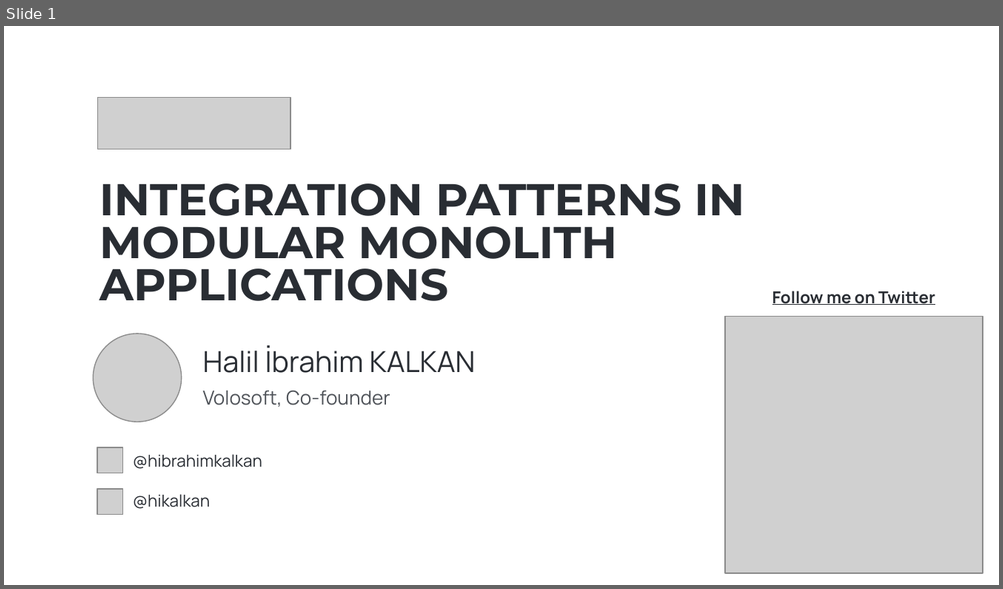
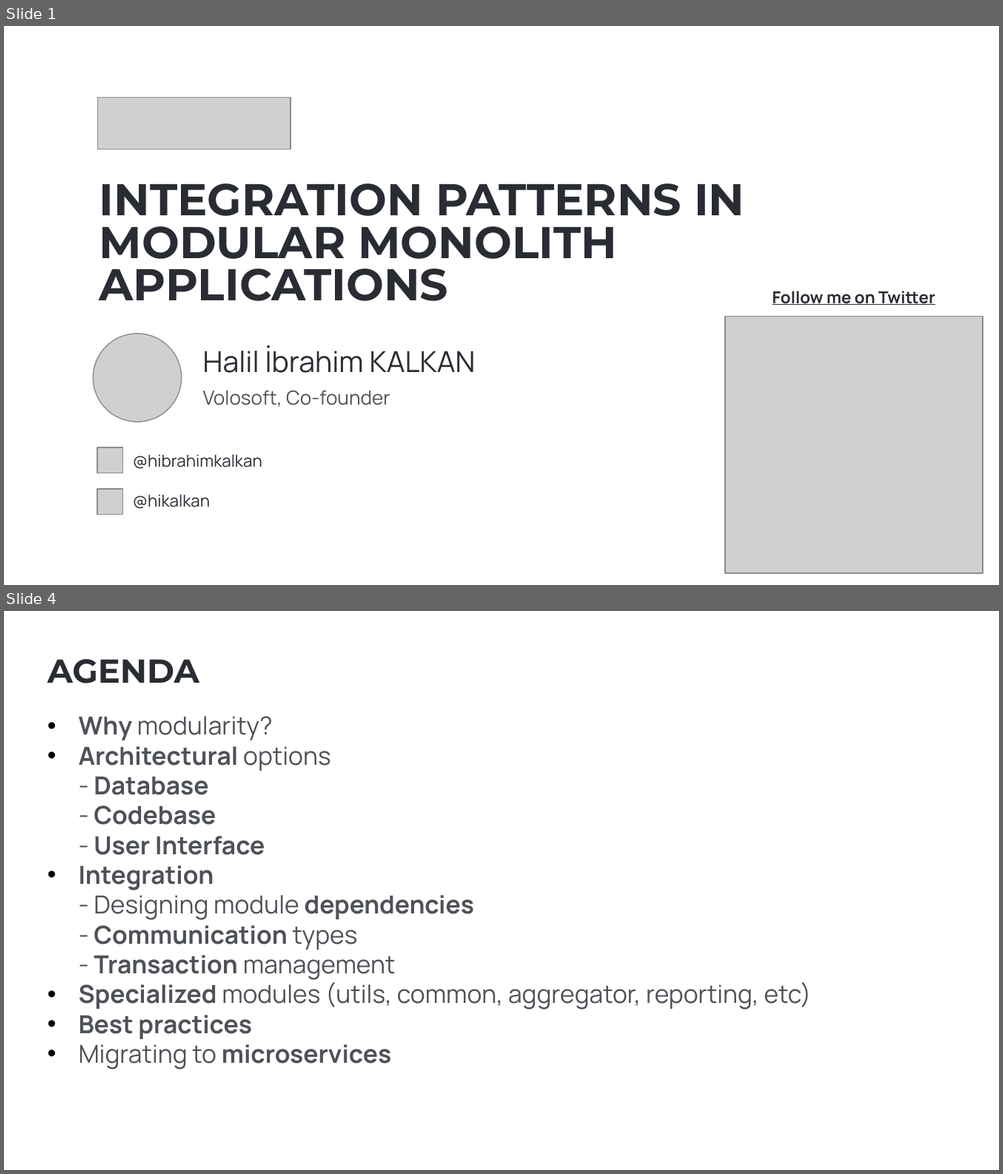
Before and after one commit to hikalkan/presentations, a slide deck: 2024-10-12 Devnot Summit 2024/ModularMonolithIntegrationPatterns.pptx. Shown one above the other, each under a label of ours: slide 1 before the commit, slides 1 and 4 after it; the slides between them are not shown. The pictures are 1003x589 and 1003x1174 pixels, drawn with LibreOffice and Linux fonts; fonts in the diff are those of the drawing; grey boxes stand for pictures; background and template pictures are left out. Boxes give left, top, right and bottom in pixels: in the first picture for what was removed or moved away, otherwise in the second. Text is boxed around its words. In the diff, an @@ line names an element or a change of style, - is before the commit and + after.

```diff
--- a/2024-10-12 Devnot Summit 2024/ModularMonolithIntegrationPatterns.pptx
+++ b/2024-10-12 Devnot Summit 2024/ModularMonolithIntegrationPatterns.pptx
@@ slide 4 added at bbox=[4, 611, 999, 1170], background picture (left out) @@
@@ text added at bbox=[48, 659, 200, 684], 24 pt, text #292D33, bold @@
+AGENDA
@@ text added at bbox=[79, 716, 811, 1070], 18 pt, text #4E5258, bold @@
+• Why modularity?
+• Architectural options
+  - Database
+  - Codebase
+  - User Interface
+• Integration
+  - Designing module dependencies
+  - Communication types
+  - Transaction management
+• Specialized modules (utils, common, aggregator, reporting, etc)
+• Best practices
+• Migrating to microservices
```
Also in this commit, not shown: 3 other slides added.
